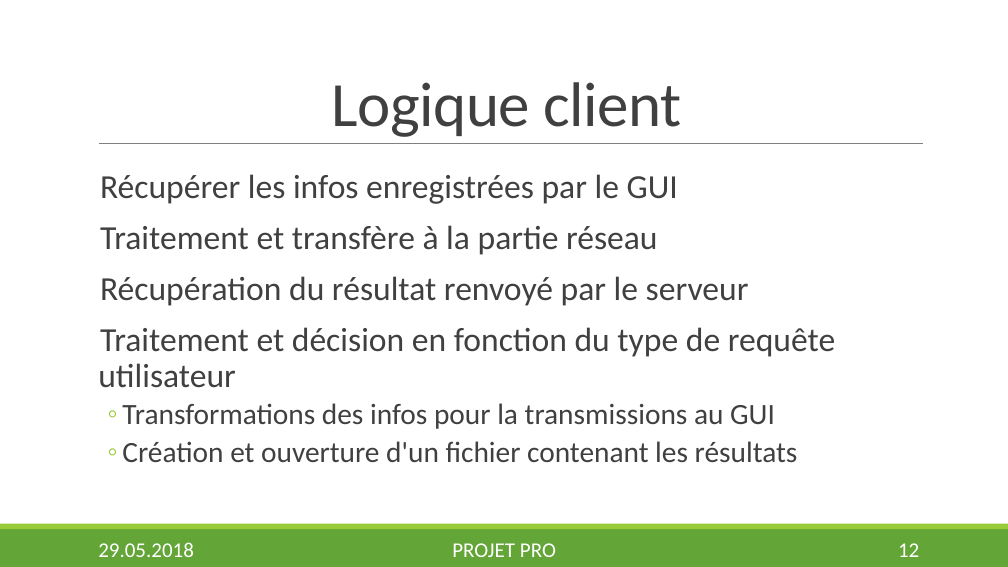
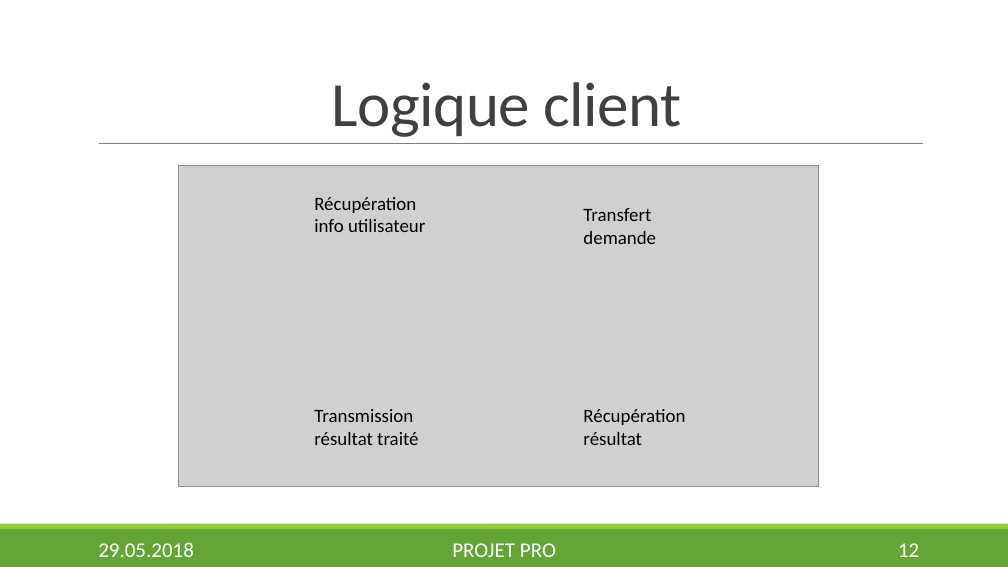
Before and after one commit to Nyahon/PRO, a slide deck: slide 12 of presentation/DaryllFinal.pptx. Drawn at 1008x567 pixels with LibreOffice and Linux fonts; fonts in the diff are those of the drawing; grey boxes stand for pictures; background and template pictures are left out. Boxes give left, top, right and bottom in pixels: in the first picture for what was removed or moved away, otherwise in the second. Text is boxed around its words. In the diff, an @@ line names an element or a change of style, - is before the commit and + after.

```diff
--- a/presentation/DaryllFinal.pptx
+++ b/presentation/DaryllFinal.pptx
@@ text removed at <box>98,174,835,462</box> @@
-  Récupérer les infos enregistrées par le GUI
-  Traitement et transfère à la partie réseau
-  Récupération du résultat renvoyé par le serveur
-  Traitement et décision en fonction du type de requête utilisateur
-  ◦ Transformations des infos pour la transmissions au GUI
-  ◦ Création et ouverture d'un fichier contenant les résultats
@@ picture added at <box>178,166,819,487</box> @@
@@ text added at <box>314,197,425,232</box>, 18 pt, text #000000 @@
+Récupération
+info utilisateur
@@ text added at <box>583,208,656,244</box>, 18 pt, text #000000 @@
+Transfert
+demande
@@ text added at <box>314,409,418,445</box>, 18 pt, text #000000 @@
+Transmission
+résultat traité
@@ text added at <box>583,409,685,445</box>, 18 pt, text #000000 @@
+Récupération
+résultat
```
Also in this commit, not shown: 4 other slides changed.
